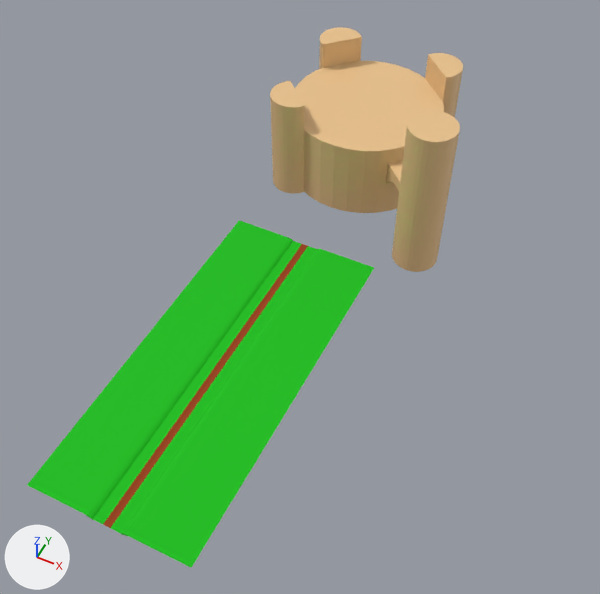
One commit to the Blender file Blenders/terra.blend: the scene before it, then after it.
Before and after are seen from a 50 mm camera at (231.0, -473.0, 519.0) aimed at (31.0, -73.0, 19.0). Every picture has the same lights, and +X, +Y and +Z are marked at lower left.

Script lines for the objects in view, before the commit:
```python
me_plane = bpy.data.meshes.new('Plane')
me_plane.from_pydata([(-1.0, -1.0, 0.0), (1.0, -1.0, 0.0), (-1.0, 1.0, 0.0), (1.0, 1.0, 0.0)], [], [(0, 1, 3, 2)])
me_plane.materials.append(mat_grass_001)  # green #0cbe0c
me_plane_004 = bpy.data.meshes.new('Plane.004')
me_plane_004.from_pydata(...)  # 68 vertices, 33 faces; spans x 1.0..2.16, y -1.0..1.0, z -0.01..0.0
me_plane_004.materials.append(mat_grass_003)  # green #0cbe0c
me_plane_007 = bpy.data.meshes.new('Plane.007')
me_plane_007.from_pydata([(-1.0, -1.0, 0.0), (1.0, -1.0, 0.0), (-1.0, 1.0, 0.0), (1.0, 1.0, 0.0)], [], [(0, 1, 3, 2)])
me_plane_007.materials.append(mat_terra_004)  # brown #943f12
ob_bosc_e = bpy.data.objects.new('bosc.E', me_plane)
ob_bosc_e.location = (41.6, -150.0, 2.0)
ob_bosc_e.scale = (25.0, 150.0, 0.5)
_m = ob_bosc_e.modifiers.new('Mirror', 'MIRROR')
_m.mirror_object = ob_terra
ob_rampabosc_e = bpy.data.objects.new('rampaBosc.E', me_plane_004)
ob_rampabosc_e.location = (20.9, -150.0, 2.0)
ob_rampabosc_e.scale = (-4.32, 150.0, 173.0)
_m = ob_rampabosc_e.modifiers.new('Mirror', 'MIRROR')
_m.merge_threshold = 1.0
_m.mirror_object = ob_terra
_m = ob_rampabosc_e.modifiers.new('Solidify', 'SOLIDIFY')
ob_terra = bpy.data.objects.new('terra', me_plane_007)
ob_terra.location = (0.0, -150.0, 0.0)
ob_terra.scale = (3.0, 150.0, 120.0)
# also in view: 'herba.E.002' at (0.0, -150.0, 0.0); 'Semitorre.001' at (50.0, 177.0, 47.0); 'Castell' at (0.0, 127.0, 34.0); 'Semitorre' at (-50.0, 127.0, 47.0); 'Torre' at (90.0, 37.0, 64.0)
```
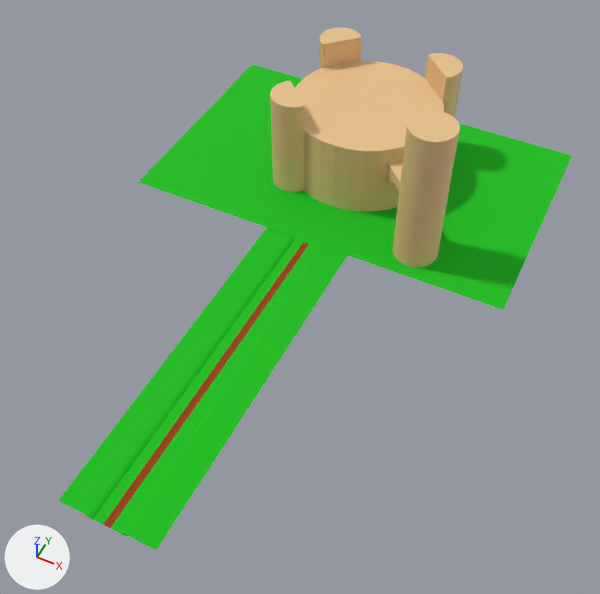
Pixel boxes [x1, y1, x2, y2] of what changed, in the pictures (600 x 594 px):
```json
{"object": "bosc.E", "change": "reshaped", "before": [27, 220, 374, 567], "after": [58, 229, 345, 550], "on screen": "17% narrower, 7% shorter"}
{"object": "terraBellver", "change": "added", "after": [139, 64, 572, 310], "on screen": "green"}
{"object": "Plane", "change": "added", "after": [294, 237, 322, 249]}
{"object": "canto", "change": "added", "after": [289, 236, 323, 249]}
```

Edits to the scene script, one JSON object a line:
```json
{"block": "me_plane", "where": "me_plane.from_pydata(...)  # 4 vertices, 1 face; spans x -1.0..1.0, y -1.0..1.0, z 0.0"}
{"block": "me_plane", "where": "# used by ob_bosc_e; location = (41.6, -150.0, 2.0); scale = (25.0, 150.0, 0.5)"}
{"block": "me_plane", "change": "me_plane part 1"}
{"op": "set", "path": "me_plane.vertices[1].co", "old": "(1.0, -1.0, 0.0)", "new": "(-0.07, -1.0, 0.0)", "note": "pixel (191, 567) -> pixel (156, 550)"}
{"op": "set", "path": "me_plane.vertices[3].co", "old": "(1.0, 1.0, 0.0)", "new": "(-0.07, 1.0, 0.0)", "note": "pixel (374, 267) -> pixel (346, 257)"}
{"op": "add", "block": "me_plane_002", "code": ["me_plane_002 = bpy.data.meshes.new('Plane.002')", "me_plane_002.from_pydata(...)  # 29 vertices, 18 faces; spans x -3.55..1.0, y -1.0..4.0, z -2.0..0.0", "me_plane_002.materials.append(mat_grass_004)  # green #0cbe0c"]}
{"op": "add", "block": "me_plane_001", "code": ["me_plane_001 = bpy.data.meshes.new('Plane.001')", "me_plane_001.from_pydata(...)  # 45 vertices, 18 faces, 5 loose edges; spans x -1.0..1.8, y -1.05..1.25, z 0.0..0.02", "me_plane_001.materials.append(mat_grass_004)  # green #0cbe0c"]}
{"op": "add", "block": "me_plane_006", "code": ["me_plane_006 = bpy.data.meshes.new('Plane.006')", "me_plane_006.from_pydata([(0.0, -1.0, 0.0), (17.0, -1.0, 0.0), (0.0, 4.0, 0.0), (17.0, 4.0, 0.0), (17.0, -1.0, 0.0), (17.0, 4.0, 0.0)], [], [(0, 1, 3, 2), (3, 1, 4, 5)])", "me_plane_006.materials.append(mat_grass_004)  # green #0cbe0c"]}
{"op": "add", "block": "me_circle", "code": ["me_circle = bpy.data.meshes.new('Circle')", "me_circle.from_pydata(...)  # 51 vertices, 36 faces; spans x -1.0..1.0, y 0.0..1.0, z 0.0", "me_circle.materials.append(mat_terra_004)  # brown #943f12"]}
{"op": "add", "block": "ob_canto", "code": ["ob_canto = bpy.data.objects.new('canto', me_plane_002)", "ob_canto.location = (15.0, 1.0, 2.0)", "ob_canto.scale = (1.03, 1.03, 1.03)", "_m = ob_canto.modifiers.new('Mirror', 'MIRROR')", "_m.mirror_object = ob_terrabellver"]}
{"op": "add", "block": "ob_terrabellver", "code": ["ob_terrabellver = bpy.data.objects.new('terraBellver', me_plane_001)", "ob_terrabellver.location = (0.0, 105.0, 0.0)", "ob_terrabellver.scale = (100.0, 100.0, 100.0)", "_m = ob_terrabellver.modifiers.new('Mirror', 'MIRROR')"]}
{"op": "add", "block": "ob_plane", "code": ["ob_plane = bpy.data.objects.new('Plane', me_plane_006)", "ob_plane.location = (0.0, 1.0, 0.0)", "_m = ob_plane.modifiers.new('Mirror', 'MIRROR')", "_m = ob_plane.modifiers.new('Boolean', 'BOOLEAN')", "_m.object = ob_final_terra"]}
{"op": "add", "block": "ob_final_terra", "code": ["ob_final_terra = bpy.data.objects.new('Final terra', me_circle)", "ob_final_terra.location = (0.0, 0.0, 0.0)", "ob_final_terra.scale = (3.0, 3.0, 3.0)"]}
```
